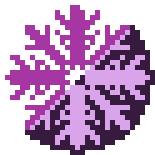
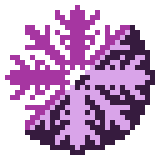
Before/after of a (155, 155) layered artwork. What changed in the layer stack:
painted on "Innlimt lag" over [70, 5, 90, 90]
